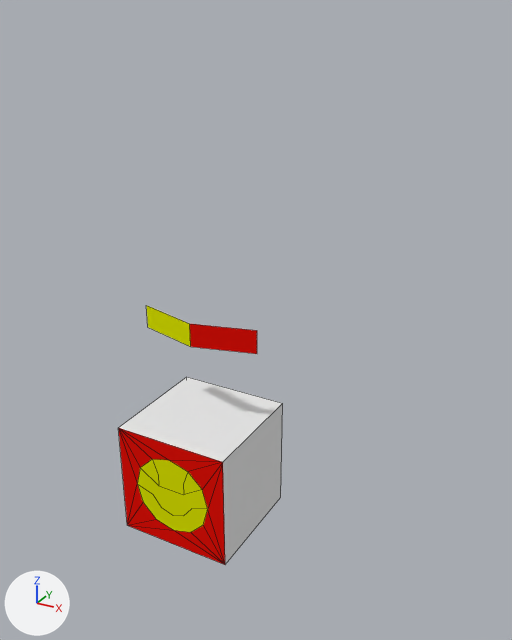
What one commit did to the Blender file BlenderScripts/examples.blend.
Rendered twice from a camera (50 mm lens) standing at (28.9, -43.2, 43.4) and looking at (5.1, 0.0, 21.8). The axes (+X, +Y, +Z) are drawn at lower left. The lights are the same throughout. Mesh edges are drawn as thin lines.

Objects in the first picture: 'happyCube', 'test'.
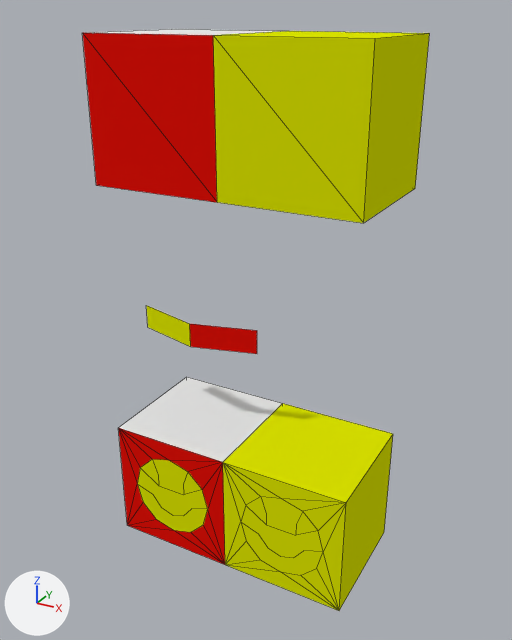
Boxes (x1, y1, x2, y2) around the edits, measured in the pictures (512 x 640 px):
```json
{"object": "happyCube.002", "change": "added", "after": [213, 31, 429, 223], "on screen": "yellow"}
{"object": "happyCube.001", "change": "added", "after": [223, 403, 393, 611], "on screen": "yellow"}
{"object": "happyCube.003", "change": "added", "after": [83, 29, 279, 202], "on screen": "red", "faces in mat_red (red #e71209)": [83, 33, 217, 202], "faces in mat_white (white #e7e7e7)": [87, 29, 279, 35]}
```

Scene script edits in JSON lines:
```json
{"op": "add", "block": "me_cube_058", "code": ["me_cube_058 = bpy.data.meshes.new('Cube.058')", "me_cube_058.from_pydata(...)  # 29 vertices, 26 faces; spans x -1.0..1.0, y -1.0..1.0, z -1.0..1.0", "me_cube_058.materials.append(mat_yellow)  # yellow #dee700"]}
{"op": "add", "block": "me_cube_064", "code": ["me_cube_064 = bpy.data.meshes.new('Cube.064')", "me_cube_064.from_pydata(...)  # a box spanning x -1.0..1.0, y -1.0..1.0, z -1.0..1.0", "me_cube_064.materials.append(mat_yellow)  # yellow #dee700"]}
{"op": "add", "block": "me_cube_065", "code": ["me_cube_065 = bpy.data.meshes.new('Cube.065')", "me_cube_065.from_pydata([(-1.0, -1.0, -1.0), (-1.0, -1.0, 1.0), (-1.0, 1.0, -1.0), (-1.0, 1.0, 1.0), (1.0, -1.0, -1.0), (1.0, -1.0, 1.0), (1.0, 1.0, -1.0), (1.0, 1.0, 1.0)], [], [(3, 7, 6, 2), (4, 5, 1), (0, 4, 1), (6, 4, 0, 2), (3, 1, 5, 7), (7, 5, 4, 6), (1, 3, 2, 0)])", "for i in [*range(3, 7)]: me_cube_065.polygons[i].material_index = 1", "me_cube_065.materials.append(mat_red)  # red #e71209", "me_cube_065.materials.append(mat_white)  # white #e7e7e7"]}
{"op": "add", "block": "ob_happycube_001", "code": ["ob_happycube_001 = bpy.data.objects.new('happyCube.001', me_cube_058)", "ob_happycube_001.location = (10.0, 0.0, 7.0)", "ob_happycube_001.scale = (5.0, 5.0, 5.0)"]}
{"op": "add", "block": "ob_happycube_002", "code": ["ob_happycube_002 = bpy.data.objects.new('happyCube.002', me_cube_064)", "ob_happycube_002.location = (10.0, 0.0, 37.0)", "ob_happycube_002.scale = (5.0, 5.0, 5.0)"]}
{"op": "add", "block": "ob_happycube_003", "code": ["ob_happycube_003 = bpy.data.objects.new('happyCube.003', me_cube_065)", "ob_happycube_003.location = (0.0, 0.0, 37.0)", "ob_happycube_003.scale = (5.0, 5.0, 5.0)"]}
```
